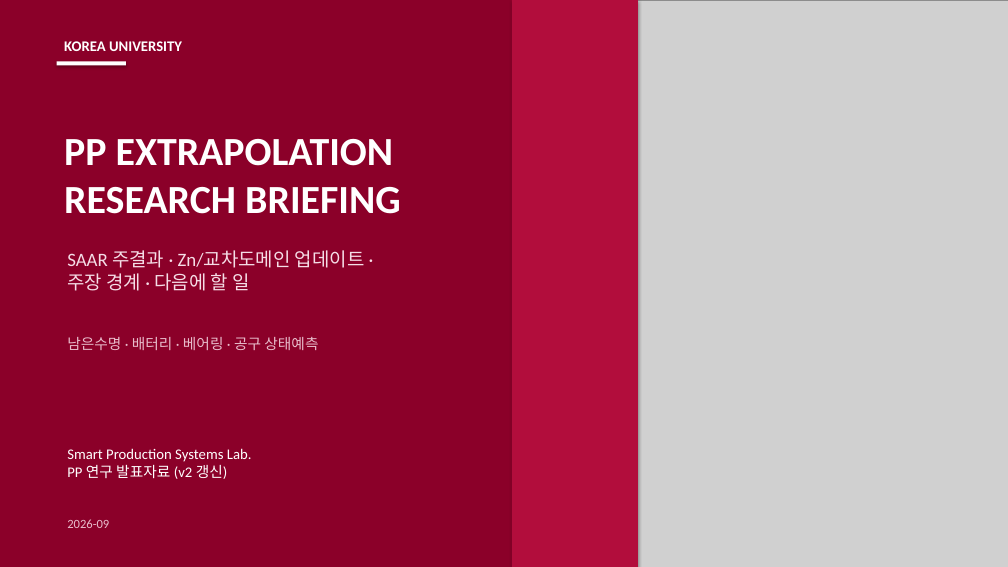
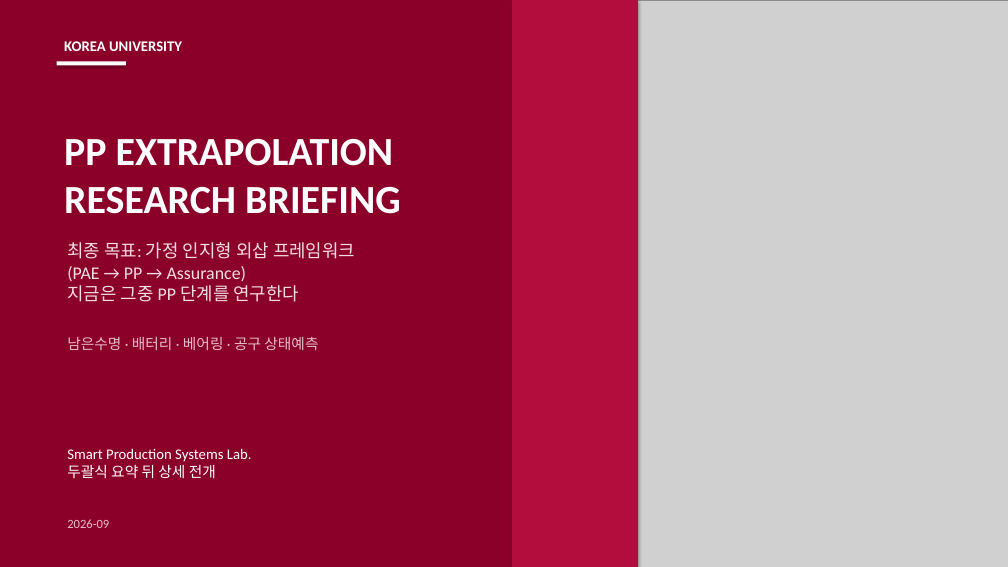
Before and after one commit to amumujs-create/pp_pae_total, a slide deck: slide 1 of output/PP_Research_Detailed_v2.pptx. Drawn at 1008x567 pixels with LibreOffice and Linux fonts; fonts in the diff are those of the drawing; grey boxes stand for pictures. Boxes give left, top, right and bottom in pixels: in the first picture for what was removed or moved away, otherwise in the second. Text is boxed around its words. In the diff, an @@ line names an element or a change of style, - is before the commit and + after.

```diff
--- a/output/PP_Research_Detailed_v2.pptx
+++ b/output/PP_Research_Detailed_v2.pptx
@@ text at <box>67,242,355,302</box>: text changed; size 18 to 17 pt @@
-SAAR 주결과 · Zn/교차도메인 업데이트 ·
-주장 경계 · 다음에 할 일
+최종 목표: 가정 인지형 외삽 프레임워크
+(PAE → PP → Assurance)
+지금은 그중 PP 단계를 연구한다
@@ text at <box>67,465,216,478</box>: text changed @@
-PP 연구 발표자료 (v2 갱신)
+두괄식 요약 뒤 상세 전개
```
Also in this commit, not shown: 61 other slides changed, 5 slides added, 1 slide removed, 1 other file.
